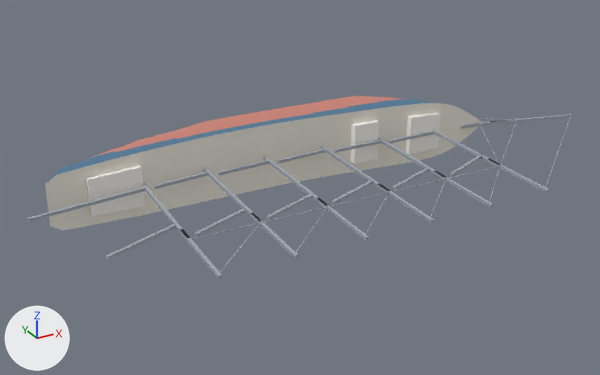
Two versions of the glTF model models/wyoming.glb, one commit apart.
Rendered twice from a 50 mm camera at (-1.52, -2.95, 1.28) aimed at (-0.05, -0.27, -0.06). The lights are fixed; the arrows at lower left show +X, +Y and +Z. The picture after the commit comes second. Vertices at exactly the same position are counted once.

The first picture shows 'Wyoming'.
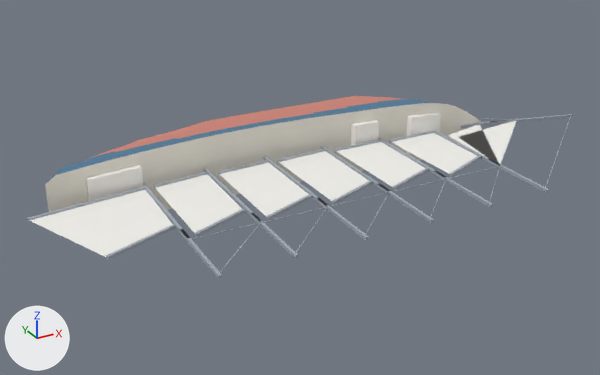
Commit message: fix(models): traced sailboats set their sails

What differs and where, as boxes (x1, y1, x2, y2) in the pictures (600 x 375 px):
part 1 of me_wyoming, added
    after: (29, 121, 516, 257)

The change, as a list of edits to the scene's bpy script:
```text
Add mat_sails:
    mat_sails = principled_material('sails')
    mat_sails.base_color = (0.9, 0.89, 0.85)  # white #f3f2ed
    mat_sails.roughness = 0.8
Change me_wyoming:
    used by ob_wyoming; location = (0.0, 0.0, 0.0)
    remove me_wyoming.from_pydata(...)  # 3289 vertices, 6292 faces; spans x -1.09..1.44, y -0.87..0.16, z -0.14..0.14
    add me_wyoming.from_pydata(...)  # 3318 vertices, 6306 faces; spans x -1.09..1.44, y -0.87..0.16, z -0.14..0.14
    me_wyoming part 1
    29 vertices are added at x -1.09..1.17, y -0.59..-0.09, z 0.0
    14 new faces join them, mat_sails (white #f3f2ed)
    add me_wyoming.materials.append(mat_sails)  # white #f3f2ed
```
